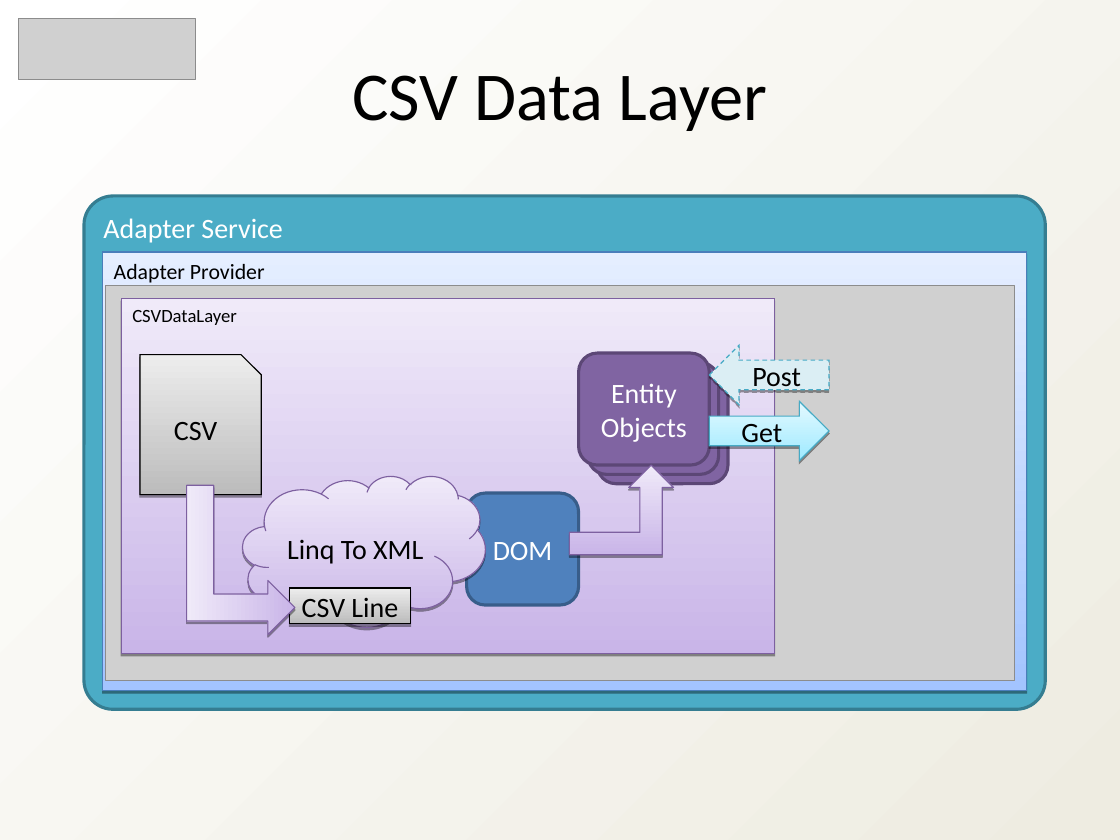
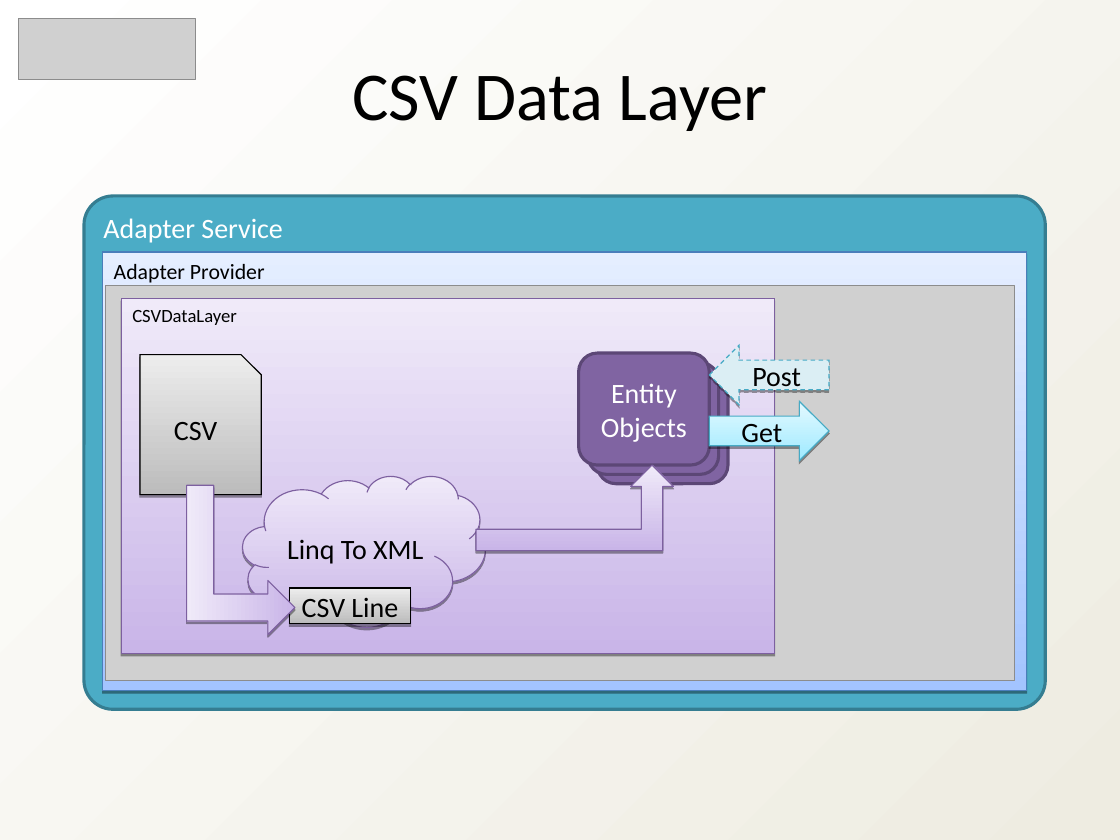
Before and after one commit to heyena/iring-tools, a slide deck: slide 14 of trunk/Documentation/iRINGTools_SDK_Overview_v1_2_1.ppt. Drawn at 1120x840 pixels with LibreOffice and Linux fonts; fonts in the diff are those of the drawing; grey boxes stand for pictures. Boxes give left, top, right and bottom in pixels: in the first picture for what was removed or moved away, otherwise in the second. Text is boxed around its words. In the diff, an @@ line names an element or a change of style, - is before the commit and + after.

```diff
--- a/trunk/Documentation/iRINGTools_SDK_Overview_v1_2_1.ppt
+++ b/trunk/Documentation/iRINGTools_SDK_Overview_v1_2_1.ppt
@@ freeform shape: place and size @@
-freeform shape at <box>569,465,673,554</box>
+freeform shape at <box>476,465,673,550</box>
@@ rounded rectangle removed at <box>467,493,579,605</box> @@
-DOM
```
Also in this commit, not shown: 1 other slide changed, 1 other file.
